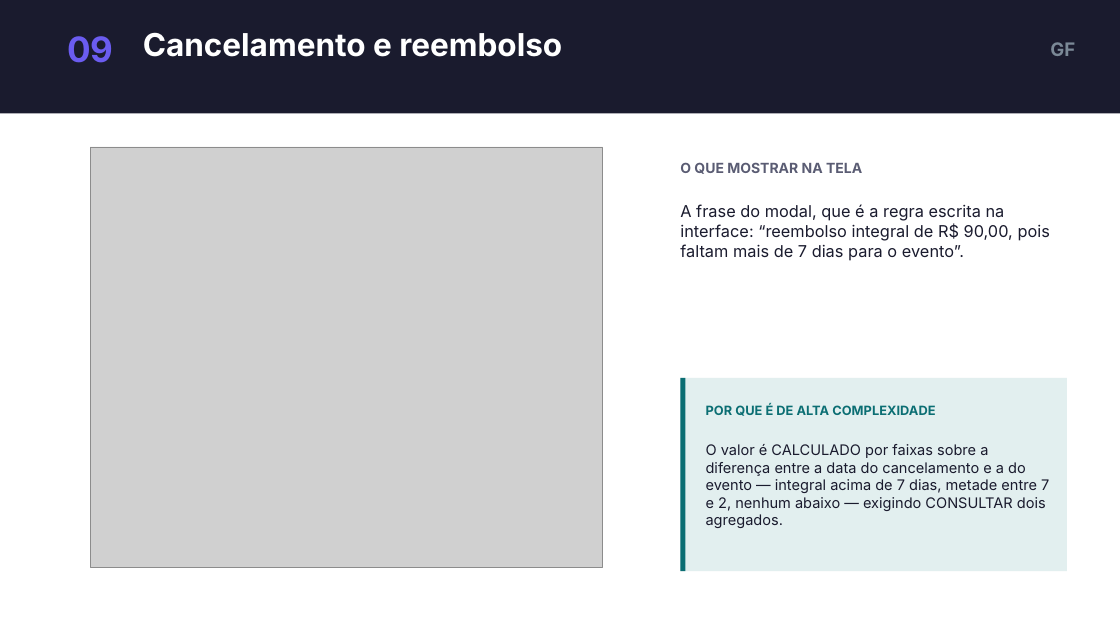
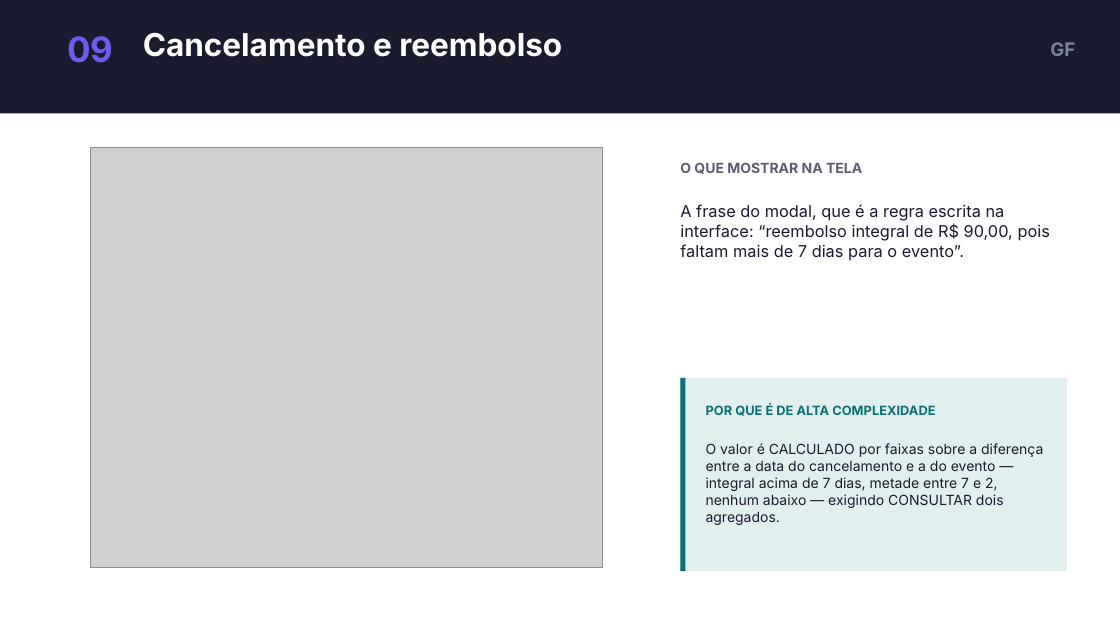
Before and after one commit to dudumalheiros/BilhetePass, a slide deck: slide 13 of docs/slides/BilhetePass-apresentacao.pptx. Drawn at 1120x630 pixels with LibreOffice and Linux fonts; fonts in the diff are those of the drawing; grey boxes stand for pictures. Boxes give left, top, right and bottom in pixels: in the first picture for what was removed or moved away, otherwise in the second. Text is boxed around its words. In the diff, an @@ line names an element or a change of style, - is before the commit and + after.

```diff
--- a/docs/slides/BilhetePass-apresentacao.pptx
+++ b/docs/slides/BilhetePass-apresentacao.pptx
@@ text "O valor é CALCULADO por ..." at (706,443,1043,525): size 12.5 to 12 pt @@
```
Also in this commit, not shown: 9 other slides changed, 3 other files.
